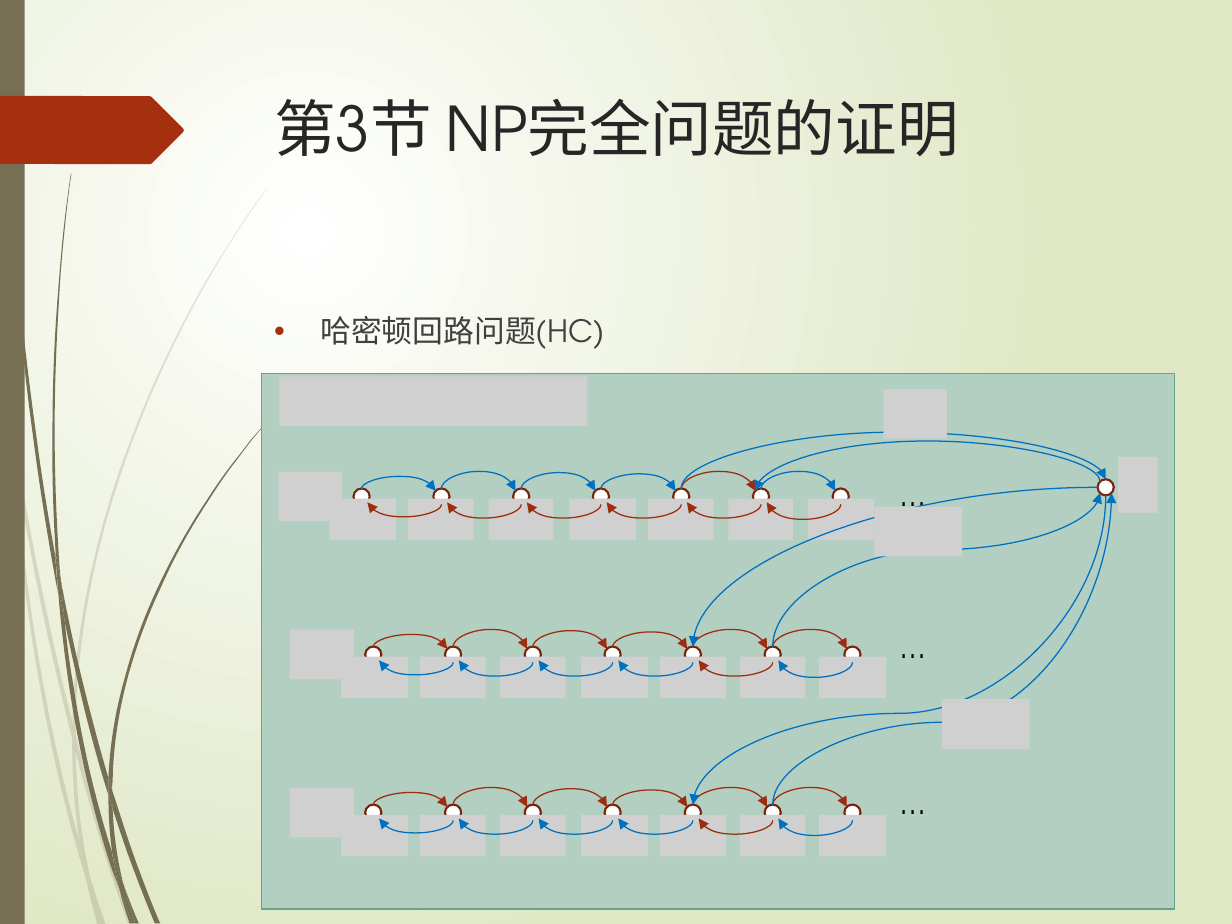
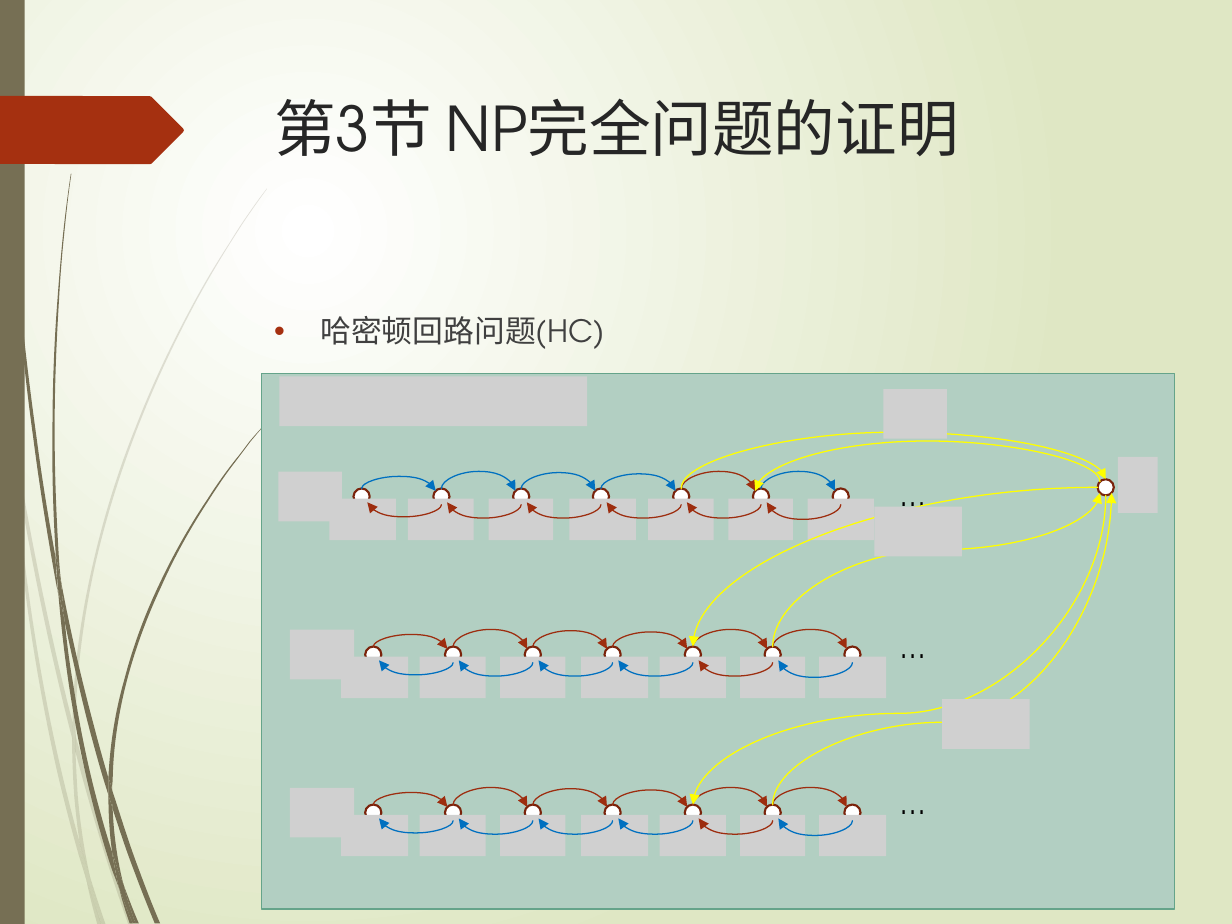
Before and after one commit to TeacherPeng/AlgorithmAnalysis, a slide deck: slide 85 of 教案/第4章 NP完全问题.pptx. Drawn at 1232x924 pixels with LibreOffice and Linux fonts; fonts in the diff are those of the drawing; grey boxes stand for pictures. Boxes give left, top, right and bottom in pixels: in the first picture for what was removed or moved away, otherwise in the second. Text is boxed around its words. In the diff, an @@ line names an element or a change of style, - is before the commit and + after.

```diff
--- a/教案/第4章 NP完全问题.pptx
+++ b/教案/第4章 NP完全问题.pptx
@@ curved arrow (681, 489) - (1106, 479): stroke #0070C0 0.75 pt to #FFFF00 0.75 pt @@
@@ curved arrow (1100, 482) - (755, 490): stroke #0070C0 0.75 pt to #FFFF00 0.75 pt @@
@@ curved arrow (1098, 488) - (692, 647): stroke #0070C0 0.75 pt to #FFFF00 0.75 pt @@
@@ curved arrow (1106, 495) - (692, 804): stroke #0070C0 0.75 pt to #FFFF00 0.75 pt @@
@@ curved arrow (772, 647) - (1100, 493): stroke #0070C0 0.75 pt to #FFFF00 0.75 pt @@
@@ curved arrow (772, 804) - (1111, 493): stroke #0070C0 0.75 pt to #FFFF00 0.75 pt @@
```
